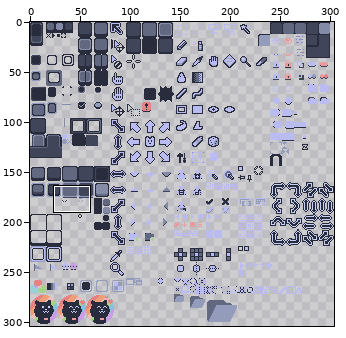
Two states of a sprite sheet, themes/frappe/catppuccin-theme-frappe/sheet.png. Above: a wide view before the commit, with the close-up outlined.
Close-up. Before:
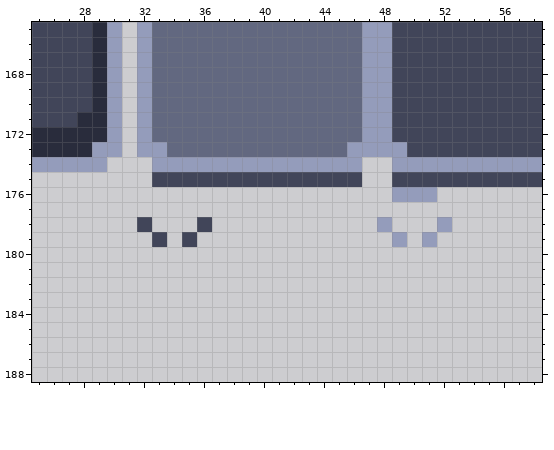
The file is 304x304 pixels. Shown: x 25..58, y 165..188.
After the commit:
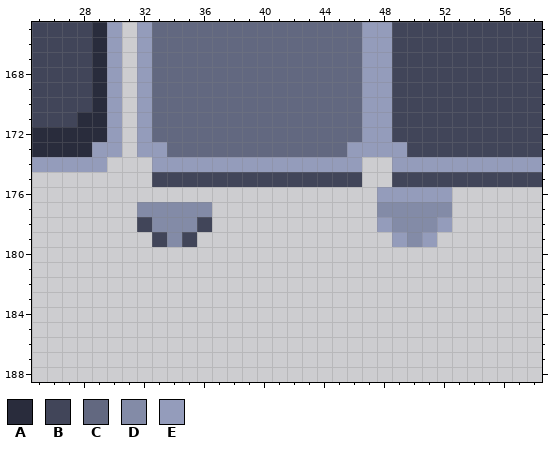
Palette (. is transparent): A #292c3c  B #414559  C #626880  D #838ba7  E #949cbb
From the commit log: Pointers for color selection (#22) * pointers
Change:
Changed rows in their new state; - is an unchanged pixel.
first column x 32:
176 ----------------E---E
177 DDDDD-----------DDDDD
178 -DDD-------------DDD-
179 --D---------------D--
Changed places in both close-ups, as pixel boxes (x1, y1, x2, y2):
added: (377, 187, 452, 247)
added: (137, 202, 212, 247)
